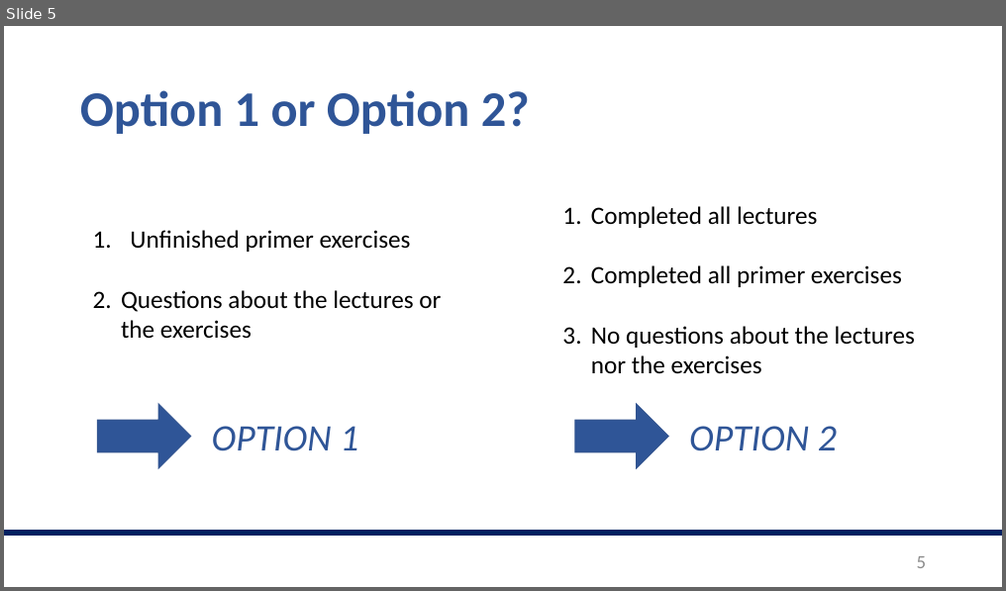
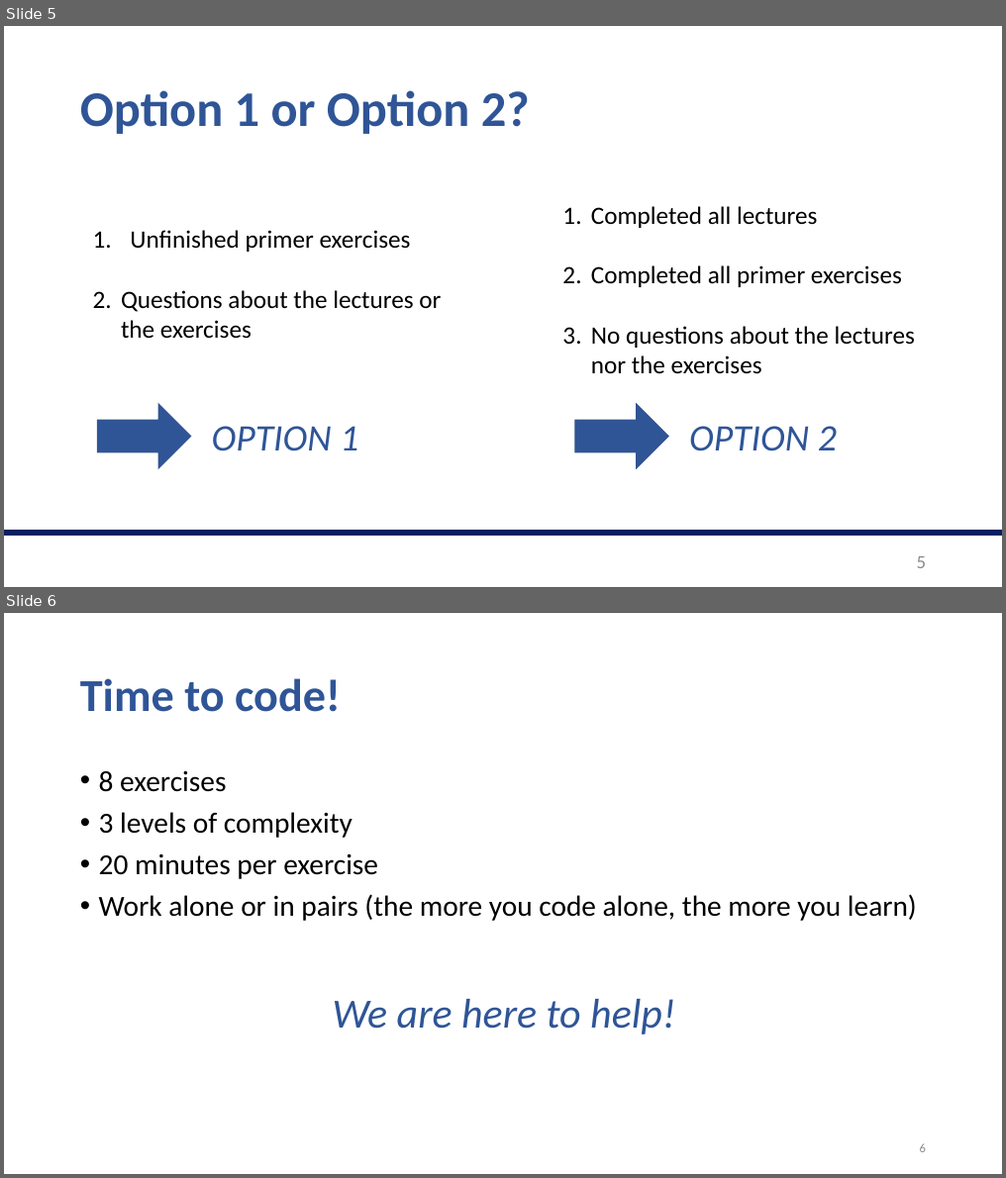
Before and after one commit to valegiunchiglia/2022-Module3-ImperialCollege, a slide deck: Day1/Day1.pptx. Shown one above the other, each under a label of ours: slide 5 before the commit, slides 5 and 6 after it. The pictures are 1006x591 and 1006x1178 pixels, drawn with LibreOffice and Linux fonts; fonts in the diff are those of the drawing. Boxes give left, top, right and bottom in pixels: in the first picture for what was removed or moved away, otherwise in the second. Text is boxed around its words. In the diff, an @@ line names an element or a change of style, - is before the commit and + after.

Commit message:
day1_exercises

```diff
--- a/Day1/Day1.pptx
+++ b/Day1/Day1.pptx
@@ slide 6 added at (x1=4, y1=613, x2=1002, y2=1174), background #FFFFFF @@
@@ title added at (x1=80, y1=678, x2=341, y2=712), 44 pt, text #2F5597, bold @@
+Time to code!
@@ text added at (x1=99, y1=770, x2=917, y2=921), 28 pt, text #000000 @@
+• 8 exercises
+• 3 levels of complexity
+• 20 minutes per exercise
+• Work alone or in pairs (the more you code alone, the more you learn)
@@ text added at (x1=333, y1=999, x2=675, y2=1035), 40 pt, text #2F5597, italic @@
+We are here to help!
@@ page number added at (x1=920, y1=1144, x2=926, y2=1153), 12 pt, text #8C8C8C @@
+6
```
Also in this commit, not shown: 1 other slide added, 2 other files.
